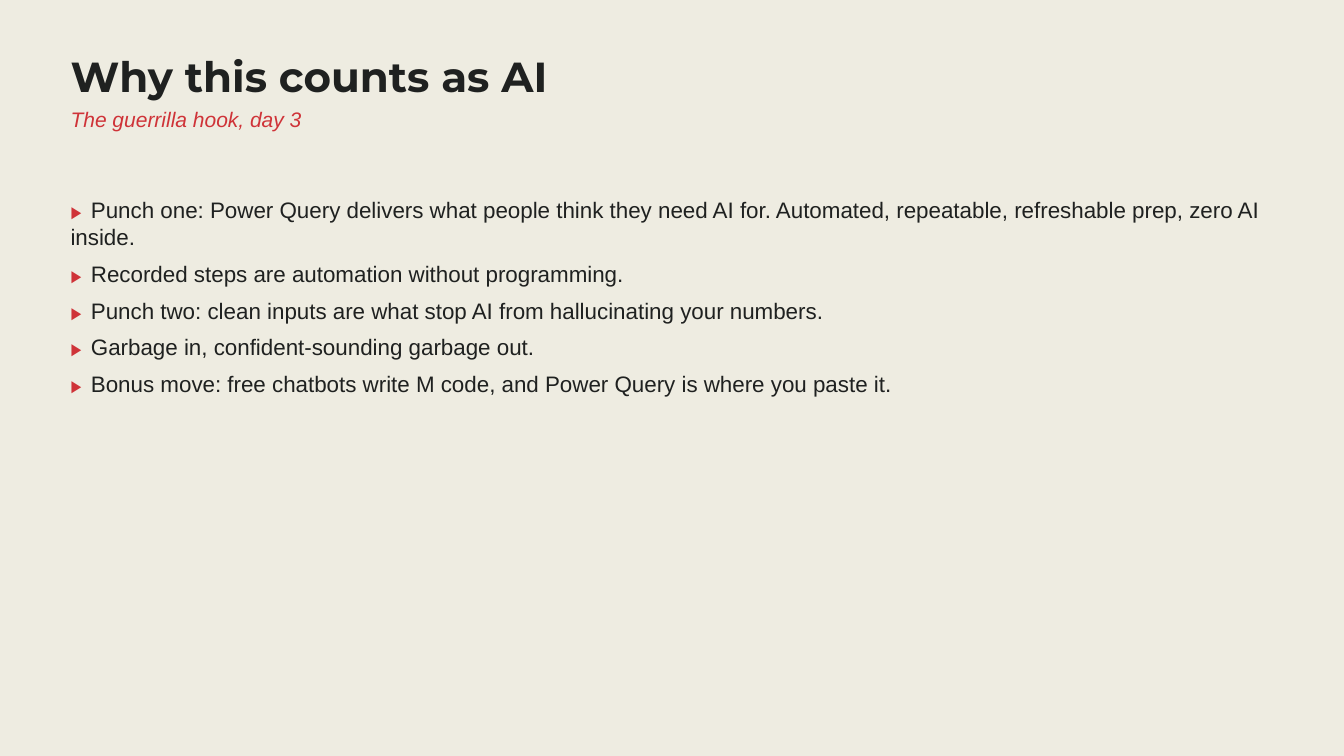
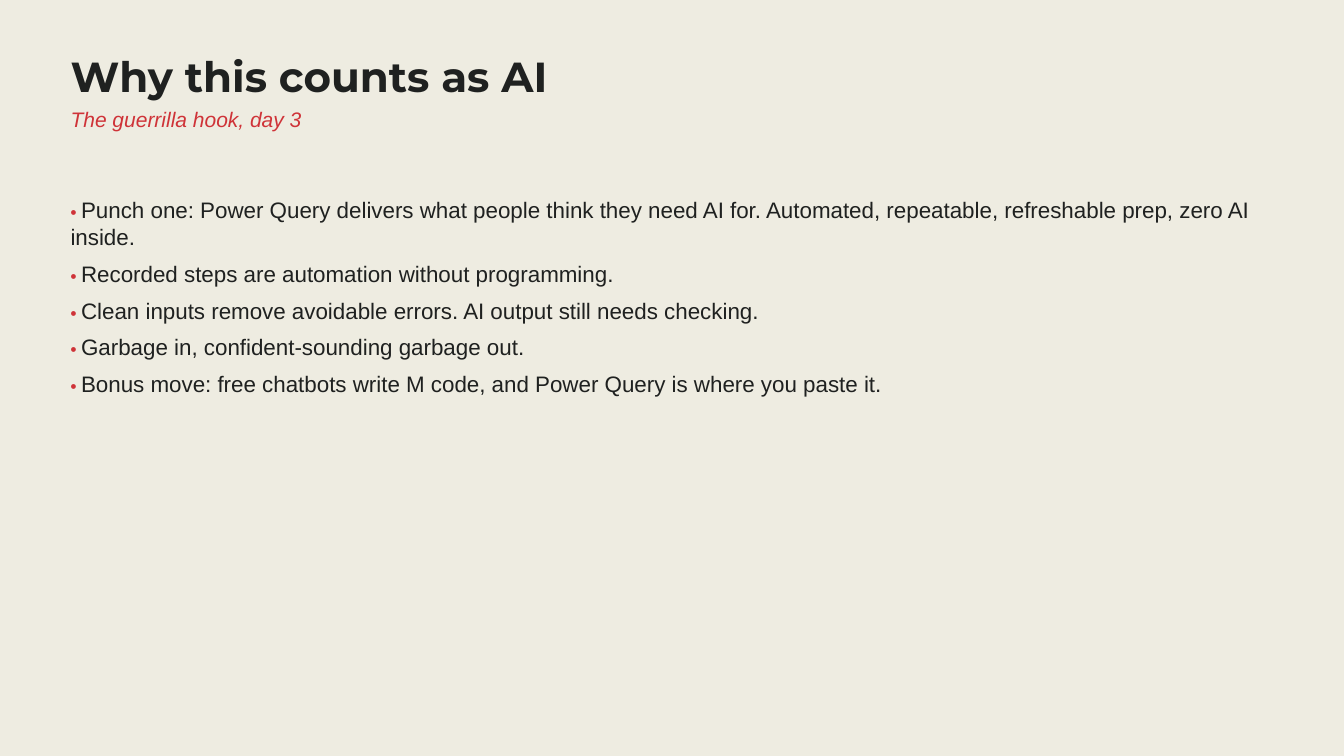
Before and after one commit to stringfestdata/guerilla-ai-for-excel, a slide deck: slide 3 of Day 3/Guerrilla AI - Day 3 - Slides.pptx. Drawn at 1344x756 pixels with LibreOffice and Linux fonts; fonts in the diff are those of the drawing. Boxes give left, top, right and bottom in pixels: in the first picture for what was removed or moved away, otherwise in the second. Text is boxed around its words. In the diff, an @@ line names an element or a change of style, - is before the commit and + after.

```diff
--- a/Day 3/Guerrilla AI - Day 3 - Slides.pptx
+++ b/Day 3/Guerrilla AI - Day 3 - Slides.pptx
@@ text at [71, 201, 1249, 397]: text changed @@
-▶ Punch one: Power Query delivers what people think they need AI for. Automated, repeatable, refreshable prep, zero AI inside.
-▶ Recorded steps are automation without programming.
-▶ Punch two: clean inputs are what stop AI from hallucinating your numbers.
-▶ Garbage in, confident-sounding garbage out.
-▶ Bonus move: free chatbots write M code, and Power Query is where you paste it.
+• Punch one: Power Query delivers what people think they need AI for. Automated, repeatable, refreshable prep, zero AI inside.
+• Recorded steps are automation without programming.
+• Clean inputs remove avoidable errors. AI output still needs checking.
+• Garbage in, confident-sounding garbage out.
+• Bonus move: free chatbots write M code, and Power Query is where you paste it.
```
Also in this commit, not shown: 6 other slides changed, 1 slide added, 1 slide removed, 11 other files.
